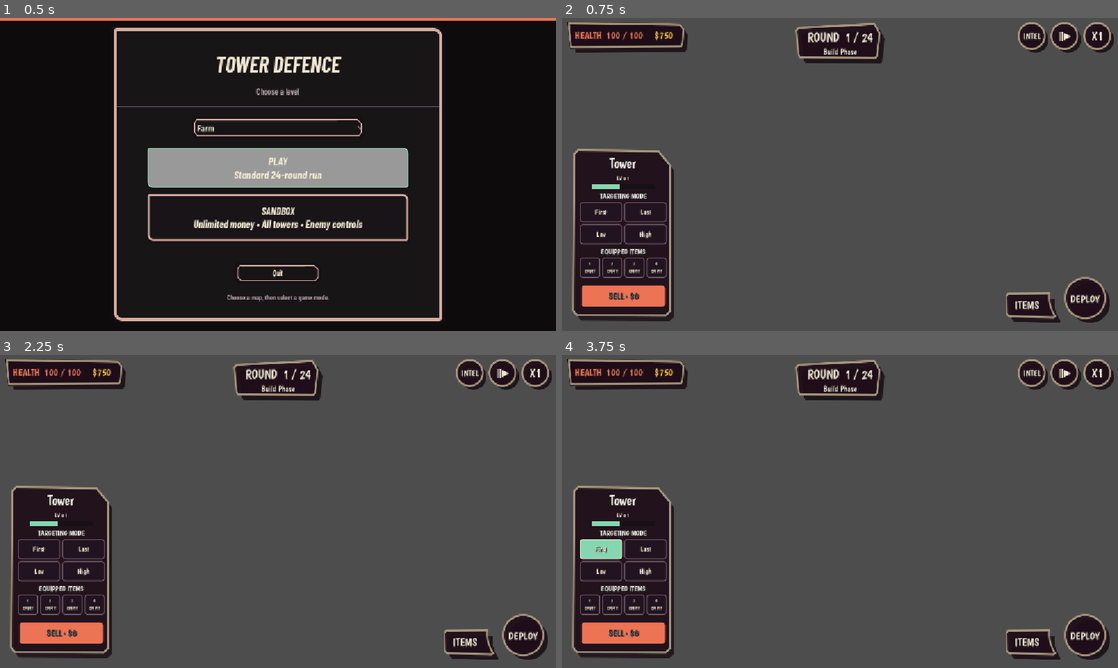
Above: before the commit, frames 1-4 (two rows, left to right).
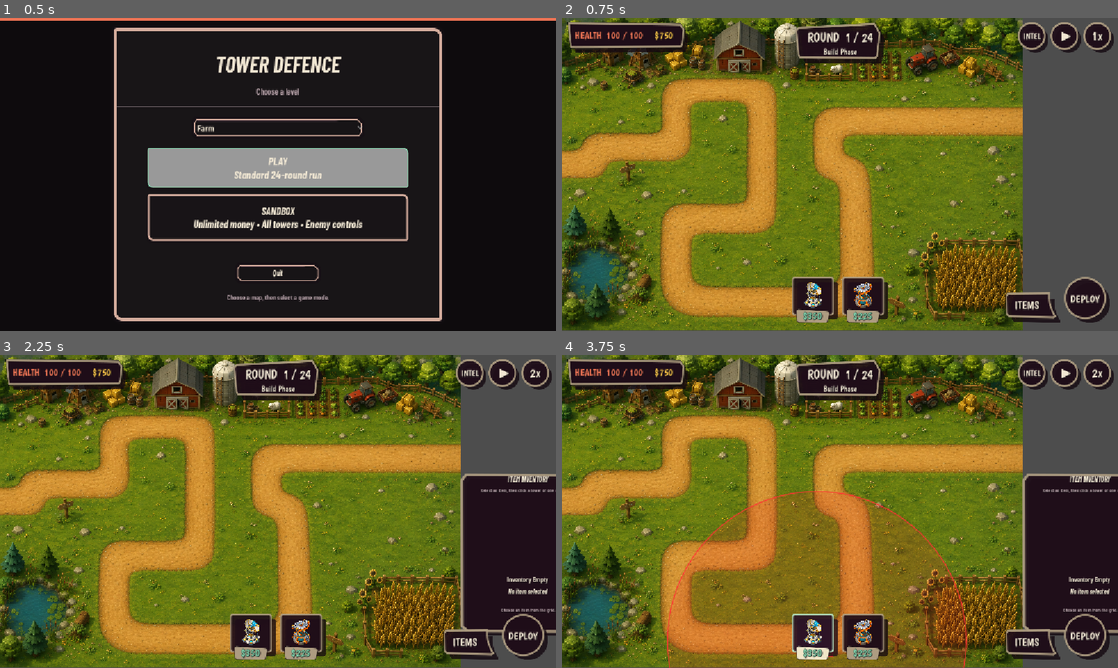
Above: after the commit, the same moments.

Repository: tstover91/Towerdefense
Game: Godot game, scene res://ui/screens/main_menu_visual.tscn
Same seed, same stepped clock (60 frames per second), same inputs: the game is played once before the commit and once after it. The engine's default icon, where the game draws it, is replaced by a stand-in: a white triangle on a blue panel in a dark square.
Inputs (mouse positions are in pixels of both pictures, inside the frame that each line leads up to):
- Up to frame 1 (0.5 s): no input
- Up to frame 2 (0.75 s): click "PLAY Standard 24-round run" at 0.5 s
- Up to frame 3 (2.25 s): click (539, 373) at 1.25 s; click (472, 646) at 2 s
- Up to frame 4 (3.75 s): click (600, 549) at 2.77 s; click (812, 636) at 3.52 s

Frame 1 is identical in both runs. In frame 2, 78% of the frame differs, in the area x 0-98%, y 0-100%; in frame 3, 86%; in frame 4, 86%, in the area x 0-100%, y 0-100%.
Error before the commit: Parse Error: Cannot infer the type of "evolution_available" variable because the value doesn't have a set type. (res://main.gd:1392)

Commit message:
Fix evolution availability type inference

Diff:
--- a/main.gd
+++ b/main.gd
@@ -1388,7 +1388,7 @@
 		minimum_required_level = int(evolutions[evolution_ids[0]].get(
 			"required_level", GameStats.TOWER_EVOLUTION_DEFAULT_LEVEL
 		))
-	var evolution_available := (
+	var evolution_available: bool = (
 		not evolutions.is_empty()
 		and owned_evolution_id.is_empty()
 		and tower.instance_progression.level >= minimum_required_level
